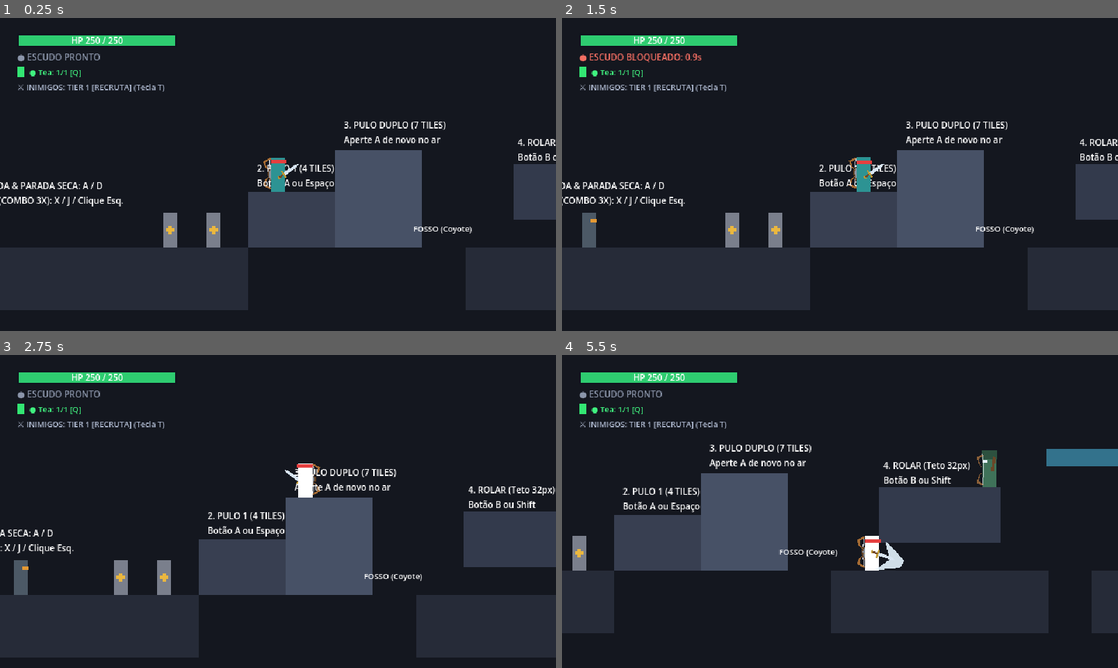
Above: before the commit, frames 1-4 (two rows, left to right).
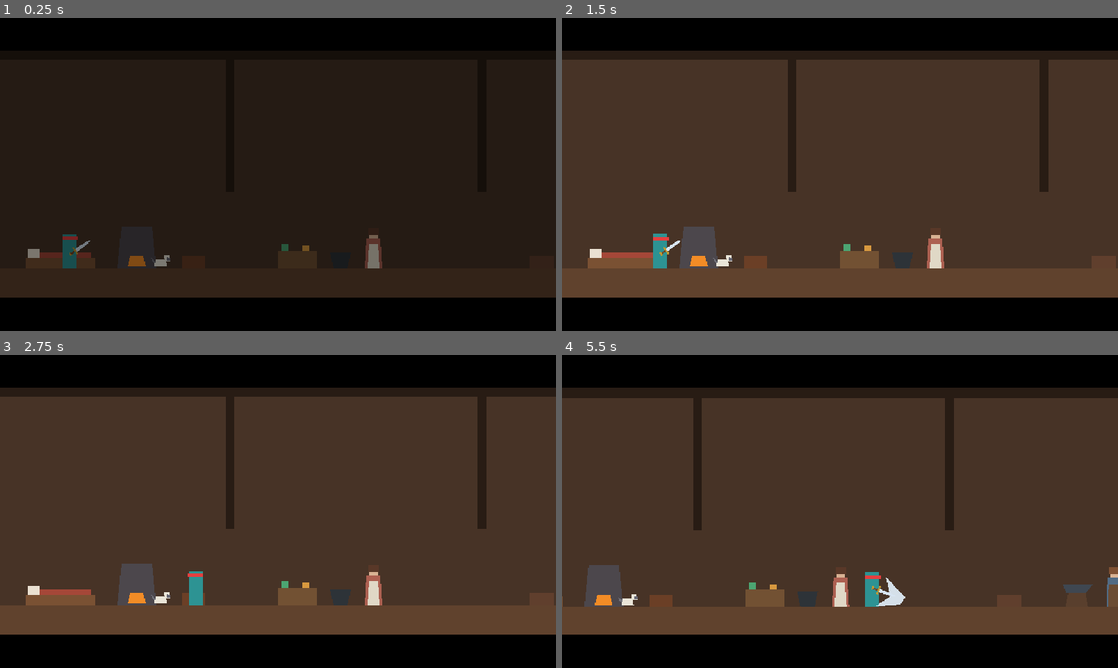
Above: after the commit, the same moments.

Repository: Theadrill/Godot-Roguelike-Prototype
Game: Godot game, scene res://src/world/hub/family_house.tscn
Same seed, same stepped clock (60 frames per second), same inputs: the game is played once before the commit and once after it. Before the commit the project starts from res://src/world/movement_gym.tscn.
Inputs (mouse positions are in pixels of both pictures, inside the frame that each line leads up to):
- Up to frame 1 (0.25 s): no input
- Up to frame 2 (1.5 s): tap A (move_left) at 0.5, 1.25 s; move the mouse to (962, 158) at 0.52 s; press the mouse at (962, 158) at 0.53 s; hold D (move_right) from 0.53 s (still down); tap Space (jump) at 0.77 s; move the mouse to (728, 190) at 1.27 s; release the mouse at (728, 190) at 1.28 s; right-click (728, 190) at 1.35 s
- Up to frame 3 (2.75 s): tap Space (jump) at 1.52 s; tap A (move_left) at 2 s; move the mouse to (333, 442) at 2.02 s; release D (move_right) at 2.03 s; hold A (move_left) from 2.03 s (still down); tap Q (heal) at 2.1 s
- Up to frame 4 (5.5 s): move the mouse to (812, 574) at 2.77 s; release A (move_left) at 2.78 s; hold D (move_right) 2.78-4.28 s; tap Keypad 2 (look_down) at 2.85 s; click (812, 574) at 2.92 s; tap Space (jump) at 3.02, 3.77, 4.52 s; tap A (move_left) at 3.5, 4.25 s; move the mouse to (1006, 558) at 3.52 s; tap Keypad 4 (look_left) at 3.6 s; move the mouse to (673, 464) at 4.27 s; hold A (move_left) 4.28-5.03 s; tap Keypad 6 (look_right) at 4.35 s; move the mouse to (867, 511) at 5.02 s; hold D (move_right) from 5.03 s (still down); tap Keypad 8 (look_up) at 5.1 s; click (867, 511) at 5.17 s

The runs differ from the first frame. In frame 1, 47% of the frame differs, in the area x 0-100%, y 0-100%; in frame 2, 96%; in frame 3, 96%; in frame 4, 96%.

Commit message:
feat(hub): define cabana como cena inicial e adiciona barras pretas cinematicas

Diff:
--- a/project.godot
+++ b/project.godot
@@ -13,7 +13,7 @@
 config/name="Severed Dawn"
 config/description="2D Action Roguelike Prototype"
 config/version="0.1.0"
-run/main_scene="res://src/world/movement_gym.tscn"
+run/main_scene="res://src/world/hub/family_house.tscn"
 config/features=PackedStringArray("4.7", "Forward Plus")
 
 [autoload]
--- a/src/world/hub/family_house.gd
+++ b/src/world/hub/family_house.gd
@@ -24,6 +24,12 @@
 
 	# Posicionamento dinâmico dos pets entre cozinha e forja
 	_randomize_pet_positions()
+
+	# Oculta HUD de combate dentro da cabana para visão limpa e cinematográfica
+	if player:
+		var hud: CanvasLayer = player.get_node_or_null("HUD") as CanvasLayer
+		if hud:
+			hud.visible = false
 
 	# Configura câmera para os limites exatos da cabana (0 a 1100 px horizontais, 0 a 360 verticais)
 	if player:
--- a/src/world/hub/family_house.tscn
+++ b/src/world/hub/family_house.tscn
@@ -298,6 +298,26 @@
 drag_right_margin = 0.1
 script = ExtResource("3_camera")
 
+[node name="CinematicBars" type="CanvasLayer" parent="."]
+layer = 95
+
+[node name="TopBar" type="ColorRect" parent="CinematicBars"]
+anchors_preset = 10
+anchor_right = 1.0
+offset_bottom = 38.0
+grow_horizontal = 2
+color = Color(0, 0, 0, 1)
+
+[node name="BottomBar" type="ColorRect" parent="CinematicBars"]
+anchors_preset = 12
+anchor_top = 1.0
+anchor_right = 1.0
+anchor_bottom = 1.0
+offset_top = -38.0
+grow_horizontal = 2
+grow_vertical = 0
+color = Color(0, 0, 0, 1)
+
 [node name="FadeCanvas" type="CanvasLayer" parent="."]
 layer = 105
 
Not shown, added: src/world/hub/family_house.gd.uid
